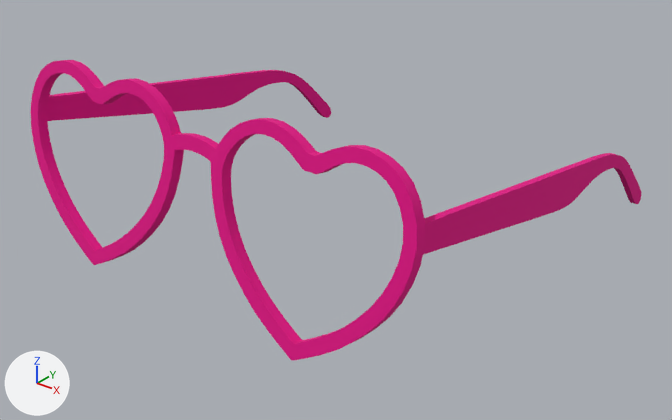
The glTF model assets/scene/Models/glasses/glasses.glb as it was, and as the next commit left it.
Both versions are drawn from a camera (50 mm lens) standing at (0.312, -0.388, 0.254) and looking at (0.005, -0.004, 0.016). Every picture has the same lights, and +X, +Y and +Z are marked at lower left. The picture after the commit comes second. Vertices at exactly the same position are counted once.

Objects in the first picture: 'glasses'.
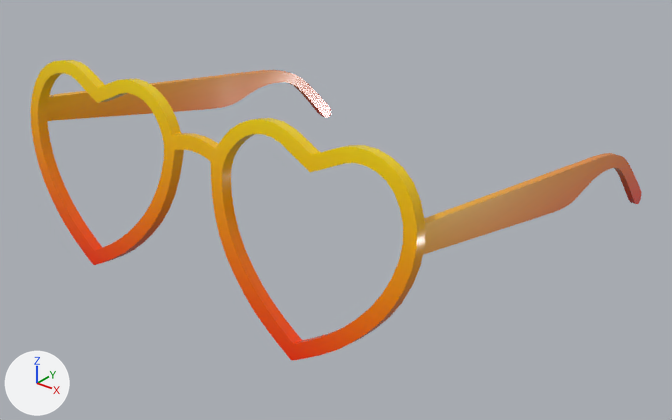
The newer file is also rescaled (x2.988) as a whole; pictures and numbers use the older file's frame.

What differs and where, as boxes (x1, y1, x2, y2) in the pictures (672 x 420 px):
part 1 of me_17890_heart_glasses_v1_new, reshaped
    before: (83, 74, 340, 174)
    after: (83, 74, 334, 172)
part 2 of me_17890_heart_glasses_v1_new, recoloured
    both: (31, 60, 641, 360)

Edits to the bpy script that builds the scene:
```text
Add img_mega_atlas:
    img_mega_atlas = load_image('mega atlas', '_unpacked/mega_atlas', 2048, 2048, 'sRGB')
Add mat_megaatlas:
    mat_megaatlas = principled_material('MegaAtlas')
    mat_megaatlas.texture = img_mega_atlas
    mat_megaatlas.roughness = 0.207
Change me_17890_heart_glasses_v1_new:
    used by ob_glasses; location = (0.0, 0.0, 0.0)
    remove me_17890_heart_glasses_v1_new.from_pydata(...)  # 698 vertices, 1392 faces; spans x -0.131..0.13, y -0.121..0.152, z 0.0..0.109
    add me_17890_heart_glasses_v1_new.from_pydata(...)  # 642 vertices, 1280 faces; spans x -0.131..0.13, y -0.121..0.152, z 0.0..0.109
    me_17890_heart_glasses_v1_new part 1
    62 vertices are removed from x -0.08..0.08, y -0.106..-0.098, z 0.092..0.103
    144 faces are deleted
    2 vertices move within x -0.072, y -0.105..-0.099, z 0.1..0.101
    6 vertices are added at (0.072, -0.105, 0.101), (0.072, -0.106, 0.093), (-0.072, -0.106, 0.093), (0.072, -0.099, 0.1), (0.072, -0.1, 0.092), (-0.072, -0.1, 0.092)
    32 new faces join them
    me_17890_heart_glasses_v1_new part 2: 1248 faces spanning x -0.131..0.13, y -0.121..0.152, z 0.0..0.109 switch from mat_pink (pink #e70088) to mat_megaatlas (picture img_mega_atlas)
```
